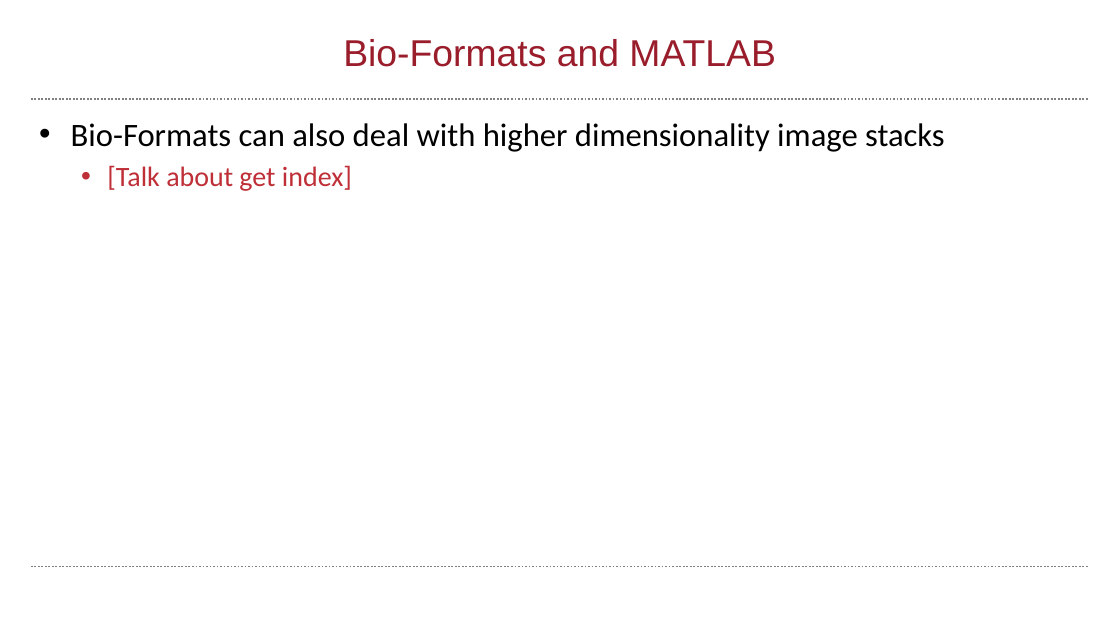
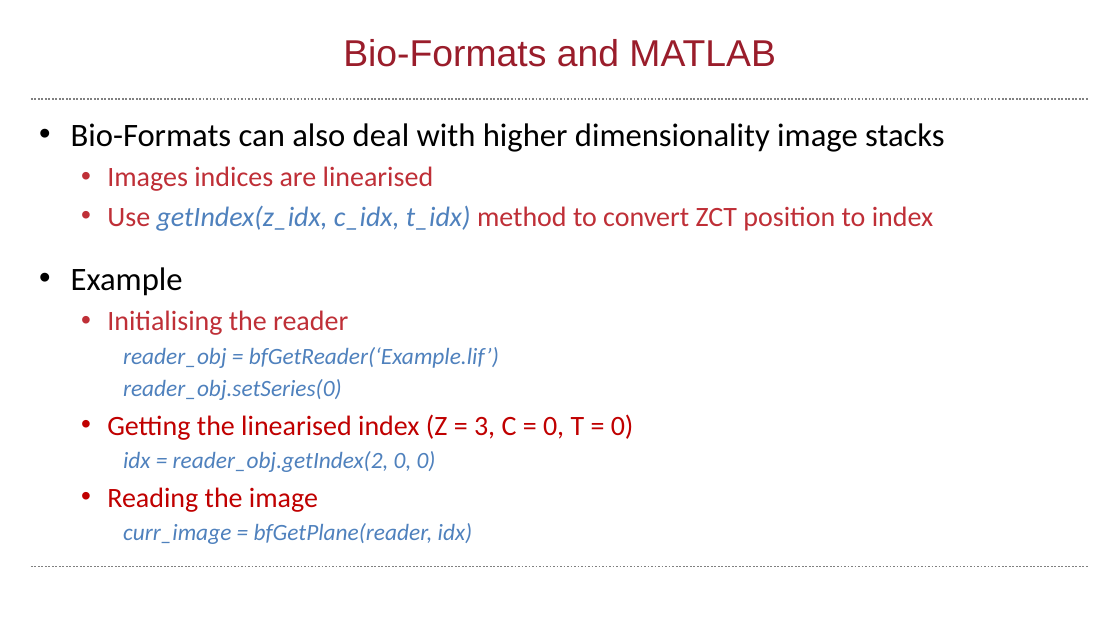
Before and after one commit to wbif-bristol/MATLAB-course, a slide deck: slide 72 of Session 3 - Advanced data structures/MATLAB Session 3.pptx (slide 58 before the commit). Drawn at 1120x630 pixels with LibreOffice and Linux fonts; fonts in the diff are those of the drawing; background and template pictures are left out. Boxes give left, top, right and bottom in pixels: in the first picture for what was removed or moved away, otherwise in the second. Text is boxed around its words. In the diff, an @@ line names an element or a change of style, - is before the commit and + after.

```diff
--- a/Session 3 - Advanced data structures/MATLAB Session 3.pptx
+++ b/Session 3 - Advanced data structures/MATLAB Session 3.pptx
@@ text at [71,166,933,544]: text changed; text colour #BF2F37 to #4F81BD; italic on @@
-  • [Talk about get index]
+  • Images indices are linearised
+  • Use getIndex(z_idx, c_idx, t_idx) method to convert ZCT position to index
+• Example
+  • Initialising the reader
+    reader_obj = bfGetReader(‘Example.lif’)
+    reader_obj.setSeries(0)
+  • Getting the linearised index (Z = 3, C = 0, T = 0)
+    idx = reader_obj.getIndex(2, 0, 0)
+  • Reading the image
+    curr_image = bfGetPlane(reader, idx)
```
Also in this commit, not shown: 1 other slide changed, 14 slides added, 2 other files.
